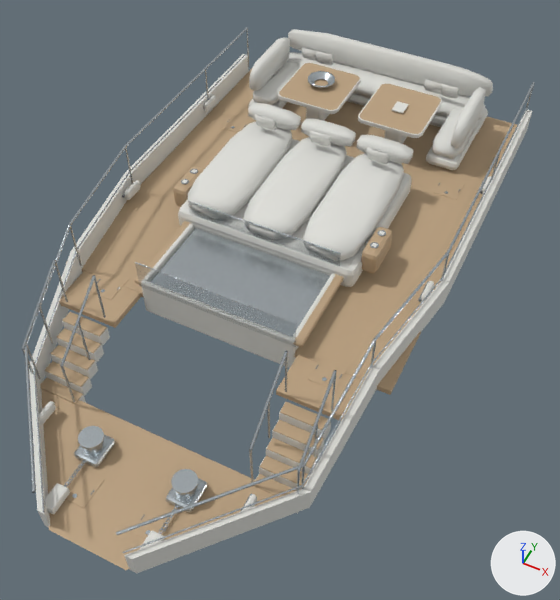
The glTF model site/luz-de-mar-realism/assets/bow/context.glb, before and after one commit.
Rendered twice from a 50 mm lens placed at (4.37, -20.14, 13.24), pointed at (0.45, -12.3, 3.43). Every picture has the same lights, and +X, +Y and +Z are marked at lower right. The older version comes first. Vertices at exactly the same position are counted once.

Script lines for the objects in view, before the commit:
```python
me_cube_456 = bpy.data.meshes.new('Cube.456')
me_cube_456.from_pydata(...)  # 3927 vertices, 7469 faces; spans x -3.03..3.03, y -17.27..-6.41, z 2.85..5.1
# faces by material slot: [2410, 5059]
me_cube_456.materials.append(mat_distant_wood)  # beige #baa07e
me_cube_456.materials.append(mat_distant_paint)  # light grey #deded8
me_f02_lower_working_bow_stair_sloped_handrail = bpy.data.meshes.new('F02 Lower working bow stair sloped handrail')
me_f02_lower_working_bow_stair_sloped_handrail.from_pydata(...)  # 5900 vertices, 10476 faces; spans x -2.94..2.93, y -17.24..-6.44, z 3.1..5.01
# faces by material slot: [216, 10260]
me_f02_lower_working_bow_stair_sloped_handrail.materials.append(mat_distant_glass)  # cyan #617c86
me_f02_lower_working_bow_stair_sloped_handrail.materials.append(mat_distant_metal)  # light grey #bcc4c8
ob_bow___bow = bpy.data.objects.new('bow | bow', me_cube_456)
ob_bow___bow.location = (0.0, 0.0, 0.0)
ob_bow___none = bpy.data.objects.new('bow | none', me_f02_lower_working_bow_stair_sloped_handrail)
ob_bow___none.location = (0.0, 0.0, 0.0)
```
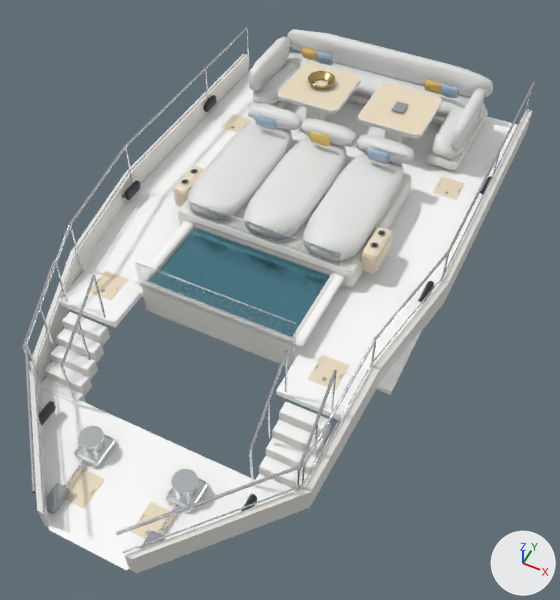
Changed parts and their boxes [x1, y1, x2, y2] in the pictures (560 x 600 px; the box of a moved part takes in the faces that stretch with it):
part 1 of me_cube_456, moved or reshaped: before [188, 29, 486, 256]; after [188, 29, 491, 261]
part 2 of me_cube_456, recoloured (lighter): [40, 63, 517, 570] in both
part 3 of me_cube_456, recoloured: [29, 33, 522, 571] in both
part 4 of me_f02_lower_working_bow_stair_sloped_handrail, recoloured: before [135, 202, 341, 347]
part 5 of me_f02_lower_working_bow_stair_sloped_handrail, recoloured: [22, 27, 534, 553] in both

The change, as a diff of the scene's bpy script:
```diff
--- a/site/luz-de-mar-realism/assets/bow/context.glb.py
+++ b/site/luz-de-mar-realism/assets/bow/context.glb.py
@@ mat_lit_distant_metal @@
+mat_lit_distant_metal = bpy.data.materials.new('Lit distant metal')
+mat_lit_distant_metal.use_nodes = True; mat_lit_distant_metal.node_tree.nodes.clear()
+_N = mat_lit_distant_metal.node_tree.nodes; _L = mat_lit_distant_metal.node_tree.links
+n0 = _N.new('ShaderNodeBsdfPrincipled'); n0.name = 'Principled BSDF'
+n0.inputs[1].default_value = 1.0  # 'Metallic'
+n0.inputs[2].default_value = 0.22  # 'Roughness'
+n1 = _N.new('ShaderNodeOutputMaterial'); n1.name = 'Material Output'
+n2 = _N.new('ShaderNodeVertexColor'); n2.name = 'Color Attribute'
+_L.new(n0.outputs[0], n1.inputs[0])  # 'BSDF' to 'Surface'
+_L.new(n2.outputs[0], n0.inputs[0])  # 'Color' to 'Base Color'
@@ mat_lit_distant_glass @@
+mat_lit_distant_glass = bpy.data.materials.new('Lit distant glass')
+# nodes: BsdfPrincipled, Math, OutputMaterial, VertexColor
@@ mat_lit_distant_paint @@
+mat_lit_distant_paint = bpy.data.materials.new('Lit distant paint')
+mat_lit_distant_paint.use_nodes = True; mat_lit_distant_paint.node_tree.nodes.clear()
+_N = mat_lit_distant_paint.node_tree.nodes; _L = mat_lit_distant_paint.node_tree.links
+n0 = _N.new('ShaderNodeBsdfPrincipled'); n0.name = 'Principled BSDF'
+n1 = _N.new('ShaderNodeOutputMaterial'); n1.name = 'Material Output'
+n2 = _N.new('ShaderNodeVertexColor'); n2.name = 'Color Attribute'
+_L.new(n0.outputs[0], n1.inputs[0])  # 'BSDF' to 'Surface'
+_L.new(n2.outputs[0], n0.inputs[0])  # 'Color' to 'Base Color'
@@ me_cube_456 @@
-me_cube_456.from_pydata(...)  # 3927 vertices, 7469 faces; spans x -3.03..3.03, y -17.27..-6.41, z 2.85..5.1
+me_cube_456.from_pydata(...)  # 3954 vertices, 7522 faces; spans x -3.03..3.03, y -17.27..-6.41, z 2.85..5.1
+# me_cube_456 part 1: 11 vertices moved from x -1.65..2.19, y -11.89..-6.94, z 4.41..4.92 to x -1.58..2.16, y -11.96..-6.92, z 4.41..4.93; 188 vertices removed from x -2.2..2.19, y -12.05..-6.53, z 4.2..5.1; 215 vertices added at x -2.22..2.2, y -12.05..-6.49, z 4.2..5.1
+# me_cube_456 part 2: 2410 faces spanning x -2.9..2.9, y -17.27..-6.41, z 3.09..4.74 switch from mat_distant_wood (beige #baa07e) to mat_lit_distant_paint
+# me_cube_456 part 3: 3875 faces spanning x -3.03..3.03, y -17.22..-6.41, z 2.85..5.09 switch from mat_distant_paint (light grey #deded8) to mat_lit_distant_paint
@@ me_f02_lower_working_bow_stair_sloped_handrail @@
 me_f02_lower_working_bow_stair_sloped_handrail.from_pydata(...)  # 5900 vertices, 10476 faces; spans x -2.94..2.93, y -17.24..-6.44, z 3.1..5.01
+# me_f02_lower_working_bow_stair_sloped_handrail part 4: all 216 faces that had it switch from mat_distant_glass (cyan #617c86) to mat_lit_distant_glass
+# me_f02_lower_working_bow_stair_sloped_handrail part 5: all 10260 faces that had it switch from mat_distant_metal (light grey #bcc4c8) to mat_lit_distant_metal
+# me_f02_lower_working_bow_stair_sloped_handrail part 6: vertex colours changed
```
